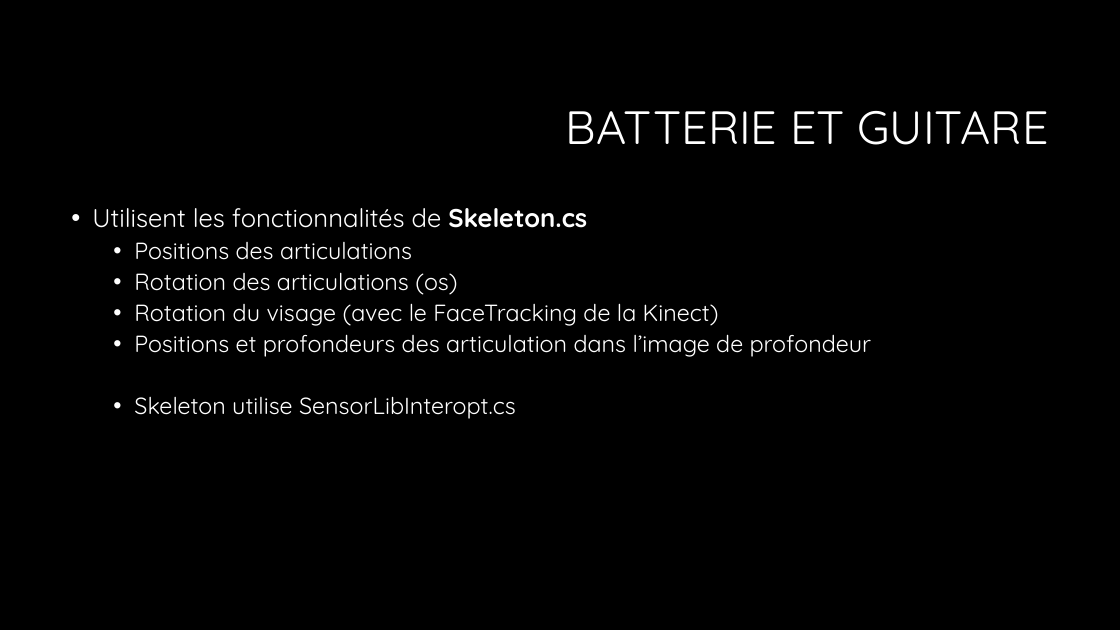
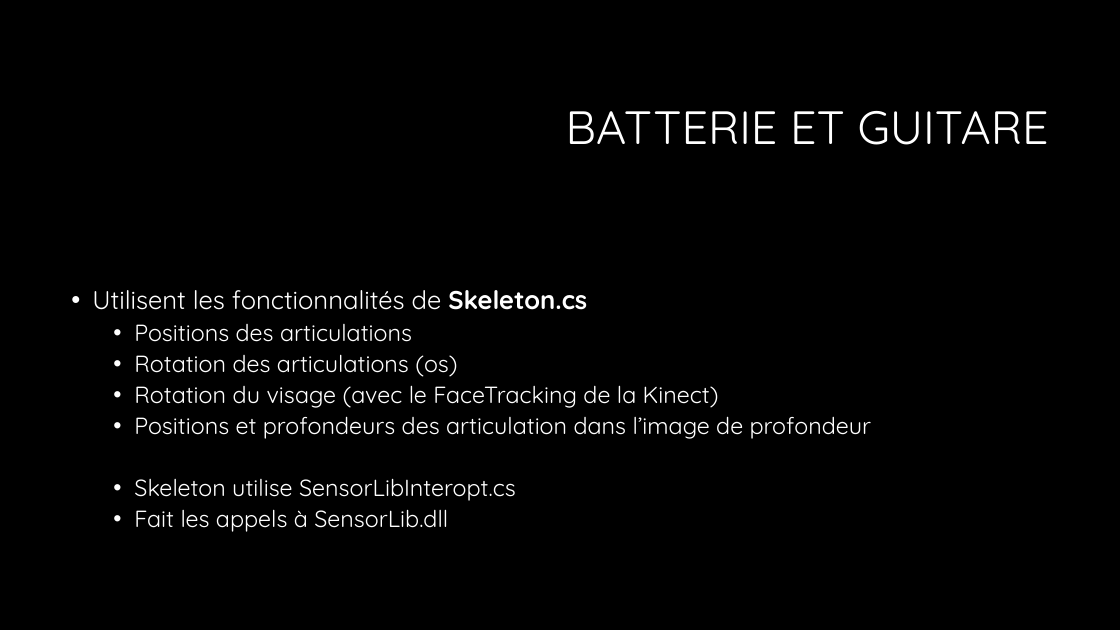
Before and after one commit to delislesim/Laval-Virtual-2014, a slide deck: slide 6 of Documentations/RemiseMiSession/Présentation.pptx (slide 5 before the commit). Drawn at 1120x630 pixels with LibreOffice and Linux fonts; fonts in the diff are those of the drawing; background and template pictures are left out. Boxes give left, top, right and bottom in pixels: in the first picture for what was removed or moved away, otherwise in the second. Text is boxed around its words. In the diff, an @@ line names an element or a change of style, - is before the commit and + after.

```diff
--- a/Documentations/RemiseMiSession/Présentation.pptx
+++ b/Documentations/RemiseMiSession/Présentation.pptx
@@ text at (134,509,448,532): paragraph added @@
+  • Fait les appels à SensorLib.dll
```
Also in this commit, not shown: 1 other slide changed.
